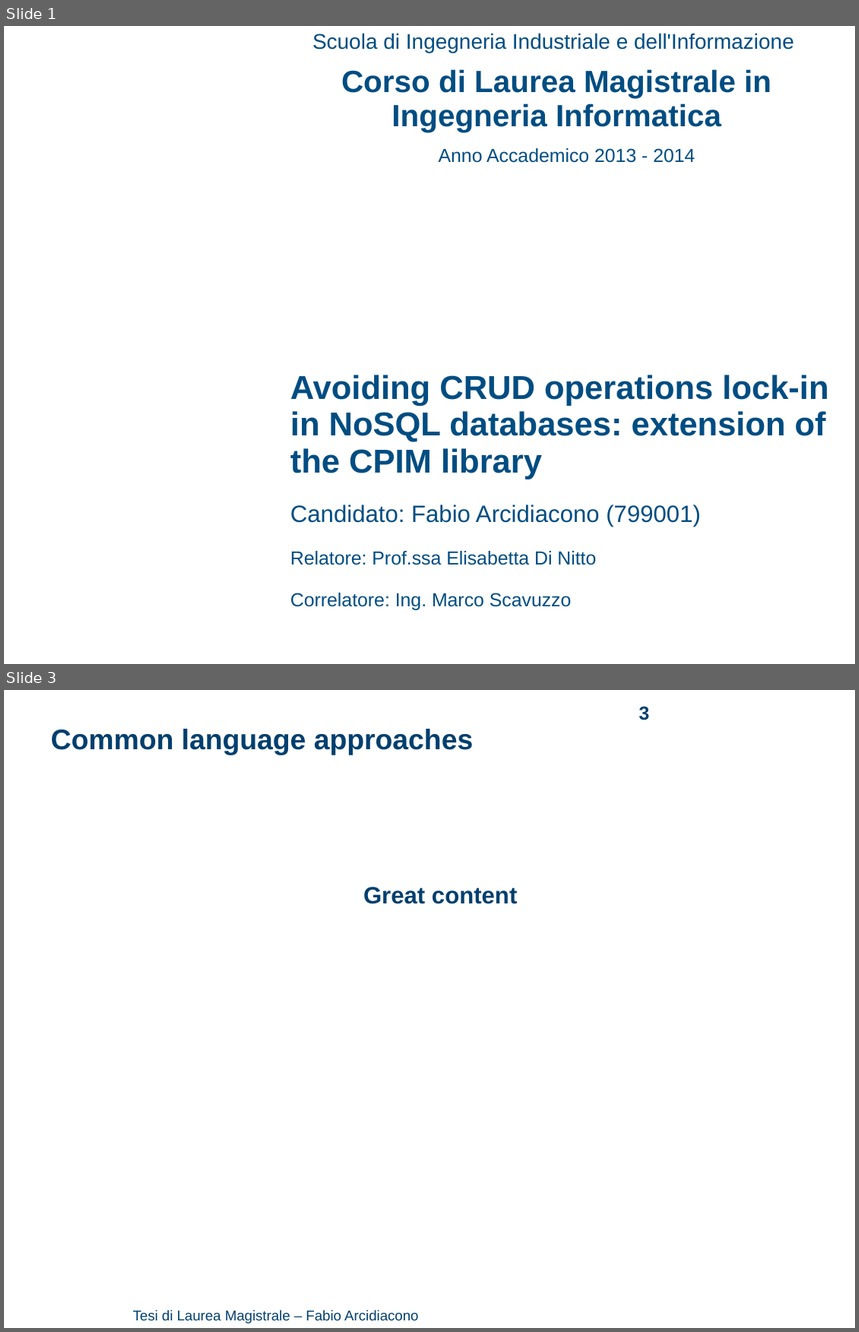
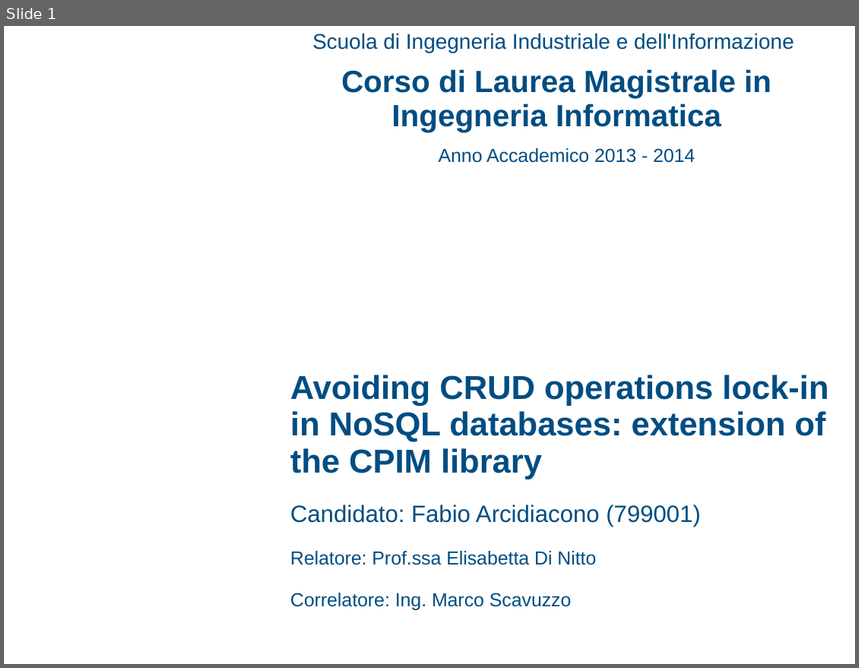
Before and after one commit to arci/thesis, a slide deck: presentation/ThesisPresentation.ppt. Shown one above the other, each under a label of ours: slides 1 and 3 before the commit, slide 1 after it; the slides between them are not shown. The pictures are 859x1332 and 859x668 pixels, drawn with LibreOffice and Linux fonts; fonts in the diff are those of the drawing; background and template pictures are left out. Boxes give left, top, right and bottom in pixels: in the first picture for what was removed or moved away, otherwise in the second. Text is boxed around its words. In the diff, an @@ line names an element or a change of style, - is before the commit and + after.

```diff
--- a/presentation/ThesisPresentation.ppt
+++ b/presentation/ThesisPresentation.ppt
@@ slide 3 removed at [4, 690, 855, 1328], background #FFFFFF @@
@@ page number removed at [639, 706, 650, 720] @@
-3
@@ text removed at [51, 729, 473, 755] @@
-Common language approaches
@@ text removed at [363, 887, 517, 904] @@
-Great content
@@ text removed at [133, 1310, 418, 1324] @@
-Tesi di Laurea Magistrale – Fabio Arcidiacono
```
Also in this commit, not shown: 12 slides changed, 2 slides added, 1 other file.
